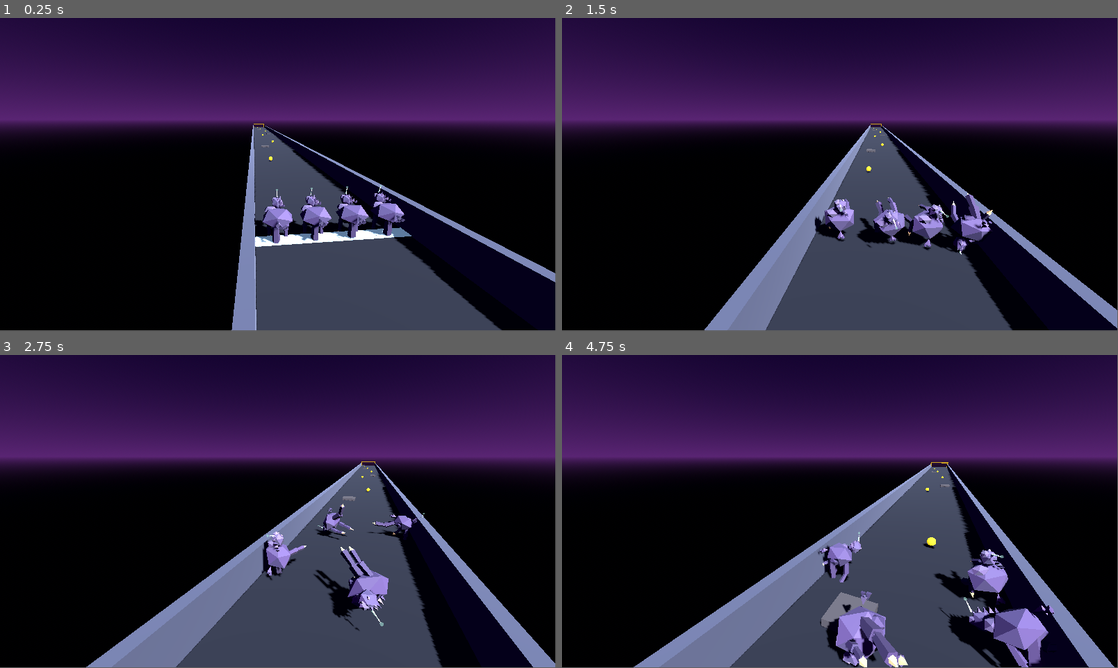
Above: before the commit, frames 1-4 (two rows, left to right).
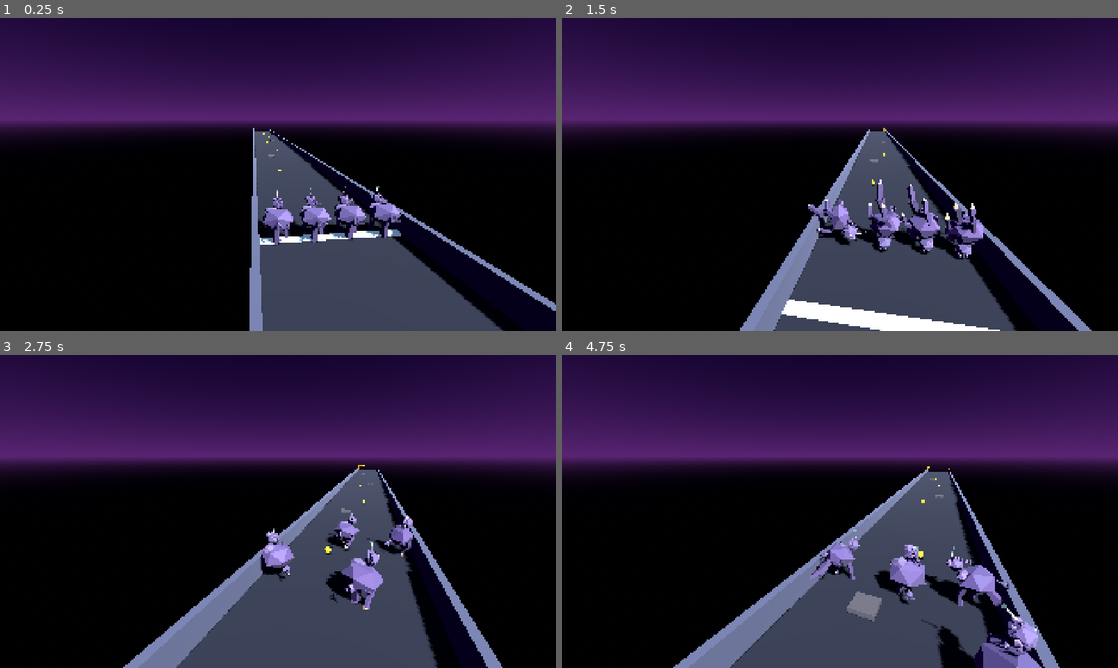
Above: after the commit, the same moments.

Repository: emilyvsemily/SpacePonies
Game: Godot game, scene res://scenes/Main.tscn
Same seed, same stepped clock (60 frames per second), same inputs: the game is played once before the commit and once after it. This scene is started directly instead of the project's main scene.
Inputs:
- Up to frame 1 (0.25 s): no input
- Up to frame 2 (1.5 s): hold D (move_right) 0.53-1.28 s; tap E (ability) at 0.6, 1.35 s; tap Space (jump) at 0.77 s; hold S (move_back) from 1.28 s (still down)
- Up to frame 3 (2.75 s): tap Space (jump) at 1.52 s; release S (move_back) at 2.03 s; hold D (move_right) from 2.03 s (still down); tap E (ability) at 2.1 s
- Up to frame 4 (4.75 s): release D (move_right) at 2.78 s; hold W (move_forward) 2.78-3.53 s; tap E (ability) at 2.85, 3.6, 4.35 s; tap Space (jump) at 3.02, 3.77, 4.52 s; hold A (move_left) from 3.53 s (still down)
In our replay, the window is 799x449 before the commit and 800x450 after it. These sizes can differ from the game's own. Grey fills any space a smaller window leaves; there, only what the larger window draws over its background counts as a difference.

The runs differ from the first frame. In frame 1, 6.1% of the frame differs, in the area x 41-100%, y 0-100%; in frame 2, 11%; in frame 3, 11%; in frame 4, 15%, in the area x 0-100%, y 0-100%.

Commit message:
Bigger viewport, 50% bigger ponies, and a real Zero-G Barrel Roll
Window/viewport:
- Add a [display] section to project.godot (none existed — the game
  was launching at Godot's bare default 1152x648). Now starts
  maximized to the screen, 1920x1080 base viewport, canvas_items
  stretch with expand aspect, so it actually fills the display and
  scales with whatever resolution it's run on.

Pony size (+50%):
- Capsule collision shape, the Visual node (and everything under it:
  the imported rig, the exhaust emitter), and the camera rig
  (SpringArm3D position + spring_length) all scaled together so
  physics and visuals stay in sync and framing doesn't get cramped.
- Widened the track (10 -> 14 units) and finish gate to match, and
  re-spread the 4 start slots (previously 2.4 apart, now up to ~3.5)
  since the old spacing was narrower than the new pony diameter and
  would have spawned them overlapping.

All 3 Look Book animations, for real this time:
- Walk Cycle and Turbo Boost were already wired up. Zero-G Barrel
  Roll was underbaked — just a small damped-spring nudge on
  collision, nothing like the Look Book's actual multi-rotation
  tumble. Upgraded it to a real animation: a hard hit now spins the
  whole body continuously for ~1.1s (several full rotations) around
  an axis derived from the collision, with the legs flailing on their
  own chaotic noise instead of the walk gait, then wraps the residual
  angle and lets the existing spring settle it back to neutral rather
  than unwinding the whole spin backward.
- Hit a real bug building this: a pony resting continuously against
  a guard rail (very common — they're always there) retriggered a
  fresh roll on literally every physics tick it stayed in contact,
  confirmed via temporary debug logging at 3536 triggers in 40
  seconds. Fixed with a "don't retrigger while active or within a
  cooldown after" gate; same 40s window afterward showed 28 sensible,
  spaced-out triggers.

Verified headless: solo-host and real two-peer network runs both
clean, zero errors, matching race results on both peers.

Co-Authored-By: Claude Sonnet 5 <noreply@anthropic.com>

Diff:
--- a/project.godot
+++ b/project.godot
@@ -17,6 +17,14 @@
 [autoload]
 
 NetworkManager="*res://scripts/network_manager.gd"
+
+[display]
+
+window/size/viewport_width=1920
+window/size/viewport_height=1080
+window/size/mode=2
+window/stretch/mode="canvas_items"
+window/stretch/aspect="expand"
 
 [input]
 
--- a/scenes/Main.tscn
+++ b/scenes/Main.tscn
@@ -30,20 +30,20 @@
 [node name="FinishBanner" parent="." instance=ExtResource("4_banner")]
 
 [node name="Pony" parent="." instance=ExtResource("2_pony")]
-transform = Transform3D(1, 0, 0, 0, 1, 0, 0, 0, 1, -3.6, 1.5, 95)
+transform = Transform3D(1, 0, 0, 0, 1, 0, 0, 0, 1, -5.2, 2.2, 95)
 is_local_player = true
 pony_name = "You"
 
 [node name="Bot1" parent="." instance=ExtResource("2_pony")]
-transform = Transform3D(1, 0, 0, 0, 1, 0, 0, 0, 1, -1.2, 1.5, 95)
+transform = Transform3D(1, 0, 0, 0, 1, 0, 0, 0, 1, -1.7, 2.2, 95)
 pony_name = "Bot 1"
 
 [node name="Bot2" parent="." instance=ExtResource("2_pony")]
-transform = Transform3D(1, 0, 0, 0, 1, 0, 0, 0, 1, 1.2, 1.5, 95)
+transform = Transform3D(1, 0, 0, 0, 1, 0, 0, 0, 1, 1.7, 2.2, 95)
 pony_name = "Bot 2"
 
 [node name="Bot3" parent="." instance=ExtResource("2_pony")]
-transform = Transform3D(1, 0, 0, 0, 1, 0, 0, 0, 1, 3.6, 1.5, 95)
+transform = Transform3D(1, 0, 0, 0, 1, 0, 0, 0, 1, 5.2, 2.2, 95)
 pony_name = "Bot 3"
 
 [node name="DirectionalLight3D" type="DirectionalLight3D" parent="."]
--- a/scenes/pony/Pony.tscn
+++ b/scenes/pony/Pony.tscn
@@ -4,8 +4,8 @@
 [ext_resource type="PackedScene" path="res://assets/pony_rig/pony_rig.gltf" id="2_rig"]
 
 [sub_resource type="CapsuleShape3D" id="CapsuleShape3D_body"]
-radius = 1.0
-height = 2.8
+radius = 1.5
+height = 4.2
 
 [node name="Pony" type="CharacterBody3D" groups=["ponies"]]
 script = ExtResource("1_pony")
@@ -14,6 +14,7 @@
 shape = SubResource("CapsuleShape3D_body")
 
 [node name="Visual" type="Node3D" parent="."]
+scale = Vector3(1.5, 1.5, 1.5)
 
 [node name="RigInstance" parent="Visual" instance=ExtResource("2_rig")]
 transform = Transform3D(-1, 0, 0, 0, 1, 0, 0, 0, -1, 0, 0, 0)
@@ -23,8 +24,8 @@
 emitting = false
 
 [node name="SpringArm3D" type="SpringArm3D" parent="."]
-transform = Transform3D(1, 0, 0, 0, 0.965926, 0.258819, 0, -0.258819, 0.965926, 0, 3.4, 2.2)
-spring_length = 9.5
+transform = Transform3D(1, 0, 0, 0, 0.965926, 0.258819, 0, -0.258819, 0.965926, 0, 5.1, 3.3)
+spring_length = 14.25
 
 [node name="Camera3D" type="Camera3D" parent="SpringArm3D"]
 
--- a/scenes/tracks/TestTrack.tscn
+++ b/scenes/tracks/TestTrack.tscn
@@ -4,10 +4,10 @@
 [ext_resource type="PackedScene" uid="uid://c0food0000001" path="res://scenes/pickups/FoodPickup.tscn" id="2_food"]
 
 [sub_resource type="BoxMesh" id="BoxMesh_floor"]
-size = Vector3(10, 1, 220)
+size = Vector3(14, 1, 220)
 
 [sub_resource type="BoxShape3D" id="BoxShape3D_floor"]
-size = Vector3(10, 1, 220)
+size = Vector3(14, 1, 220)
 
 [sub_resource type="StandardMaterial3D" id="StandardMaterial3D_floor"]
 albedo_color = Color(0.25, 0.28, 0.35, 1.0)
@@ -37,10 +37,10 @@
 albedo_color = Color(1.0, 0.85, 0.15, 1.0)
 
 [sub_resource type="BoxMesh" id="BoxMesh_banner"]
-size = Vector3(10.6, 0.6, 0.6)
+size = Vector3(14.6, 0.6, 0.6)
 
 [sub_resource type="BoxMesh" id="BoxMesh_startline"]
-size = Vector3(10, 0.05, 1)
+size = Vector3(14, 0.05, 1)
 
 [sub_resource type="StandardMaterial3D" id="StandardMaterial3D_start"]
 albedo_color = Color(0.9, 0.95, 1.0, 1.0)
@@ -49,7 +49,7 @@
 emission_energy_multiplier = 0.6
 
 [sub_resource type="BoxShape3D" id="BoxShape3D_finishTrigger"]
-size = Vector3(10, 4, 1)
+size = Vector3(14, 4, 1)
 
 [node name="TestTrack" type="Node3D"]
 
@@ -63,7 +63,7 @@
 shape = SubResource("BoxShape3D_floor")
 
 [node name="LeftWall" type="StaticBody3D" parent="."]
-transform = Transform3D(1, 0, 0, 0, 1, 0, 0, 0, 1, -5.3, 1.5, 0)
+transform = Transform3D(1, 0, 0, 0, 1, 0, 0, 0, 1, -7.3, 1.5, 0)
 
 [node name="MeshInstance3D" type="MeshInstance3D" parent="LeftWall"]
 mesh = SubResource("BoxMesh_wall")
@@ -73,7 +73,7 @@
 shape = SubResource("BoxShape3D_wall")
 
 [node name="RightWall" type="StaticBody3D" parent="."]
-transform = Transform3D(1, 0, 0, 0, 1, 0, 0, 0, 1, 5.3, 1.5, 0)
+transform = Transform3D(1, 0, 0, 0, 1, 0, 0, 0, 1, 7.3, 1.5, 0)
 
 [node name="MeshInstance3D" type="MeshInstance3D" parent="RightWall"]
 mesh = SubResource("BoxMesh_wall")
@@ -118,7 +118,7 @@
 transform = Transform3D(1, 0, 0, 0, 1, 0, 0, 0, 1, 0, 0, -100)
 
 [node name="LeftPillar" type="StaticBody3D" parent="FinishGate"]
-transform = Transform3D(1, 0, 0, 0, 1, 0, 0, 0, 1, -5, 2.0, 0)
+transform = Transform3D(1, 0, 0, 0, 1, 0, 0, 0, 1, -7, 2.0, 0)
 
 [node name="MeshInstance3D" type="MeshInstance3D" parent="FinishGate/LeftPillar"]
 mesh = SubResource("BoxMesh_pillar")
@@ -128,7 +128,7 @@
 shape = SubResource("BoxShape3D_pillar")
 
 [node name="RightPillar" type="StaticBody3D" parent="FinishGate"]
-transform = Transform3D(1, 0, 0, 0, 1, 0, 0, 0, 1, 5, 2.0, 0)
+transform = Transform3D(1, 0, 0, 0, 1, 0, 0, 0, 1, 7, 2.0, 0)
 
 [node name="MeshInstance3D" type="MeshInstance3D" parent="FinishGate/RightPillar"]
 mesh = SubResource("BoxMesh_pillar")
--- a/scripts/pony_controller.gd
+++ b/scripts/pony_controller.gd
@@ -53,12 +53,20 @@
 @export var knee_stiffness: float = 55.0
 @export var knee_damping: float = 5.0
 
-## Collision/ability "roll" reaction: an impulse-driven spring on the whole
-## visual rig, always relaxing back toward neutral.
+## Ability-use "roll" kick: a small impulse-driven spring on the whole visual
+## rig, always relaxing back toward neutral.
 @export var roll_stiffness: float = 18.0
 @export var roll_damping: float = 3.2
+
+## A hard collision triggers a genuine Zero-G Barrel Roll — continuous
+## multi-rotation spin with the legs flailing independently, matching the
+## Look Book's dedicated barrel-roll animation — rather than just a small
+## nudge. It settles back to neutral via the same spring once it ends.
 @export var collision_roll_threshold: float = 3.0
-@export var collision_roll_scale: float = 0.16
+@export var barrel_roll_duration: float = 1.1
+@export var barrel_roll_spin_speed: float = 14.0
+@export var barrel_roll_flail_amount: float = 1.4
+@export var barrel_roll_retrigger_cooldown: float = 1.2
 
 @onready var visual: Node3D = $Visual
 @onready var camera: Camera3D = $SpringArm3D/Camera3D
@@ -101,11 +109,17 @@
 var _roll_vel: Vector3 = Vector3.ZERO
 var _pre_slide_velocity: Vector3 = Vector3.ZERO
 
+var _barrel_roll_timer: float = 0.0
+var _barrel_roll_cooldown: float = 0.0
+var _barrel_roll_axis: Vector3 = Vector3.ZERO
+var _flail_seed: float = 0.0
+
 func _ready() -> void:
 	camera.current = is_local_player
 	_ai_seed = randf() * 1000.0
 	_ai_ability_timer = randf_range(1.0, 3.0)
 	_drift_seed = randf() * 1000.0
+	_flail_seed = randf() * 1000.0
 	_setup_exhaust()
 
 	var config := SceneReplicationConfig.new()
@@ -168,7 +182,7 @@
 
 	var speed := Vector3(velocity.x, 0.0, velocity.z).length()
 	_update_leg_rig(delta, speed)
-	_update_roll_spring(delta)
+	_update_roll(delta)
 	_update_wacky_wobble(delta, speed)
 
 func _get_input_dir(delta: float) -> Vector2:
@@ -220,12 +234,19 @@
 	food_collected += 1
 	print("%s collected food (total: %d)" % [pony_name, food_collected])
 
-## A hard hit kicks the roll spring, direction based on the collision normal
-## crossed with incoming velocity, so it reads as tumbling from the impact
-## rather than a generic shake. Purely visual — doesn't touch the actual
-## collision response, so movement stays exactly as robust as before.
+## A hard hit starts a full Zero-G Barrel Roll: continuous multi-rotation
+## spin around an axis derived from the collision normal crossed with
+## incoming velocity, so it reads as tumbling from the impact rather than a
+## generic shake. Purely visual — doesn't touch the actual collision
+## response, so movement stays exactly as robust as before.
 func _check_collision_roll() -> void:
 	if get_slide_collision_count() == 0:
+		return
+	# Gate on both the active roll AND a post-roll cooldown — without this, a
+	# pony resting continuously against a wall (very common: the guard rails
+	# are always there) would retrigger a fresh multi-rotation roll on every
+	# single physics tick it's in contact, instead of once per real impact.
+	if _barrel_roll_timer > 0.0 or _barrel_roll_cooldown > 0.0:
 		return
 	var impact_speed := _pre_slide_velocity.length()
 	if impact_speed <= collision_roll_threshold:
@@ -236,10 +257,24 @@
 	var spin_axis := normal.cross(incoming)
 	if spin_axis.length() < 0.05:
 		spin_axis = Vector3.UP
-	spin_axis = spin_axis.normalized()
-	_roll_vel += spin_axis * impact_speed * collision_roll_scale
-
-func _update_roll_spring(delta: float) -> void:
+	_barrel_roll_axis = spin_axis.normalized()
+	_barrel_roll_timer = barrel_roll_duration
+
+func _update_roll(delta: float) -> void:
+	_barrel_roll_cooldown = max(0.0, _barrel_roll_cooldown - delta)
+	if _barrel_roll_timer > 0.0:
+		_barrel_roll_timer -= delta
+		_roll_angle += _barrel_roll_axis * barrel_roll_spin_speed * delta
+		_roll_vel = _barrel_roll_axis * barrel_roll_spin_speed
+		if _barrel_roll_timer <= 0.0:
+			# Wrap to the small residual past the last full rotation so the
+			# settle-phase spring below relaxes it, instead of unwinding the
+			# whole multi-rotation spin backward.
+			_roll_angle.x = wrapf(_roll_angle.x, -PI, PI)
+			_roll_angle.y = wrapf(_roll_angle.y, -PI, PI)
+			_roll_angle.z = wrapf(_roll_angle.z, -PI, PI)
+			_barrel_roll_cooldown = barrel_roll_retrigger_cooldown
+		return
 	var rx := _spring_step(_roll_angle.x, _roll_vel.x, 0.0, roll_stiffness, roll_damping, delta)
 	_roll_angle.x = rx.x
 	_roll_vel.x = rx.y
@@ -252,10 +287,29 @@
 
 ## Two-bone walk cycle: a sine target per hip, sprung toward (not snapped),
 ## with the knee bending on a delayed phase so the leg reads as lifting and
-## planting rather than swinging like a rigid pendulum.
+## planting rather than swinging like a rigid pendulum. During an active
+## Zero-G Barrel Roll, the legs flail on their own chaotic noise instead of
+## the gait targets, matching the Look Book's "ragdoll in freefall" look.
 func _update_leg_rig(delta: float, speed: float) -> void:
 	if _leg_hips.is_empty():
 		return
+	if _barrel_roll_timer > 0.0:
+		_flail_seed += delta * leg_swing_freq
+		for i in _leg_hips.size():
+			var flail_phase := _flail_seed * (1.3 + i * 0.4) + _leg_phase_offsets[i] * 2.0
+			var hip_target := sin(flail_phase) * barrel_roll_flail_amount
+			var hr := _spring_step(_hip_angle[i], _hip_vel[i], hip_target, hip_stiffness, hip_damping, delta)
+			_hip_angle[i] = hr.x
+			_hip_vel[i] = hr.y
+			_leg_hips[i].rotation.x = _hip_angle[i]
+
+			var knee_target := (sin(flail_phase * 1.7 + 1.0) * 0.5 + 0.5) * barrel_roll_flail_amount
+			var kr := _spring_step(_knee_angle[i], _knee_vel[i], knee_target, knee_stiffness, knee_damping, delta)
+			_knee_angle[i] = kr.x
+			_knee_vel[i] = kr.y
+			_leg_knees[i].rotation.x = _knee_angle[i]
+		return
+
 	var speed_ratio: float = clamp(speed / max_speed, 0.0, 1.0)
 	_walk_time += delta * leg_swing_freq * (0.3 + speed_ratio)
 	for i in _leg_hips.size():
